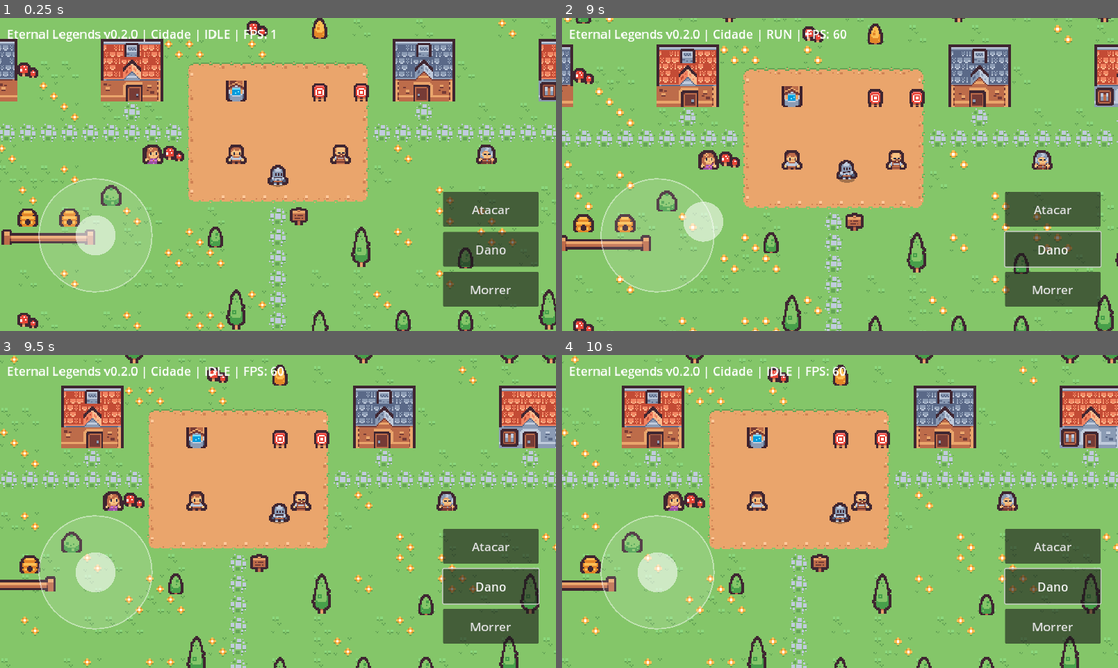
Above: before the commit, frames 1-4 (two rows, left to right).
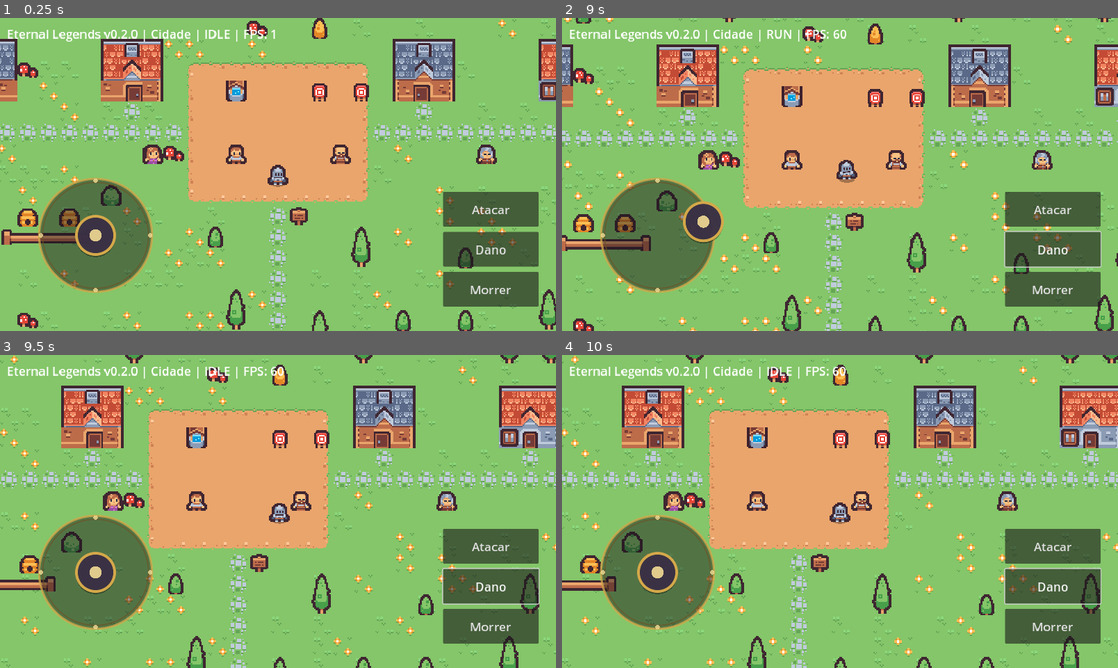
Above: after the commit, the same moments.

Repository: Astelee/eternal-legends-3d.
Game: Godot game, scene res://scenes/main/main.tscn
Same seed, same stepped clock (60 frames per second), same inputs: the game is played once before the commit and once after it.
Inputs (mouse positions are in pixels of both pictures, inside the frame that each line leads up to):
- Up to frame 1 (0.25 s): no input
- Up to frame 2 (9 s): click "Atacar" at 0.5 s; click "Morrer" at 1.25 s; click "Reviver" at 2 s; click "Atacar" at 2.75 s; click "Morrer" at 3.5 s; click "Reviver" at 4.25 s; click "Atacar" at 5 s; click "Morrer" at 5.75 s; click "Reviver" at 6.5 s; click "Dano" at 7.25 s; move the mouse to (962, 158) at 8.02 s; click (962, 158) at 8.17 s; drag from (728, 190) to (812, 237) at 8.77 s
- Up to frame 3 (9.5 s): no input
- Up to frame 4 (10 s): move the mouse to (895, 442) at 9.52 s; click (895, 442) at 9.67 s

The runs differ from the first frame. In frame 1, 6.0% of the frame differs, in the area x 6-28%, y 51-88%; in frame 2, 6.2%, in the area x 6-30%, y 51-88%; in frame 3, 6.0%; in frame 4, 6.0%.

Commit message:
Atualizar o virtual_joystick.gd

Diff:
--- a/scripts/ui/virtual_joystick.gd
+++ b/scripts/ui/virtual_joystick.gd
@@ -36,8 +36,24 @@
 	queue_redraw()
 
 
+func reset_input() -> void:
+	_reset()
+
+
 func _draw() -> void:
 	var center := size / 2.0
-	draw_circle(center, radius + 20.0, Color(1, 1, 1, 0.12))
-	draw_arc(center, radius + 20.0, 0.0, TAU, 48, Color(1, 1, 1, 0.45), 3.0)
-	draw_circle(center + _knob_offset, 46.0, Color(1, 1, 1, 0.55))
+	var ring := radius + 20.0
+	# Base: pedra escura com anel dourado
+	draw_circle(center, ring, Color(0.08, 0.06, 0.10, 0.45))
+	draw_arc(center, ring, 0.0, TAU, 64, Color(0.83, 0.66, 0.29, 0.75), 4.0, true)
+	draw_arc(center, ring - 8.0, 0.0, TAU, 64, Color(0.43, 0.32, 0.14, 0.6), 2.0, true)
+	# Marcas nos quatro cantos
+	for i in 4:
+		var a := i * PI / 2.0
+		draw_circle(center + Vector2.from_angle(a) * (ring - 4.0), 5.0, Color(0.95, 0.86, 0.58, 0.8))
+	# Manopla
+	var knob := center + _knob_offset
+	draw_circle(knob + Vector2(0, 4), 46.0, Color(0, 0, 0, 0.35))
+	draw_circle(knob, 46.0, Color(0.23, 0.19, 0.27, 0.95))
+	draw_arc(knob, 44.0, 0.0, TAU, 48, Color(0.83, 0.66, 0.29, 1.0), 5.0, true)
+	draw_circle(knob, 14.0, Color(0.95, 0.86, 0.58, 0.9))
